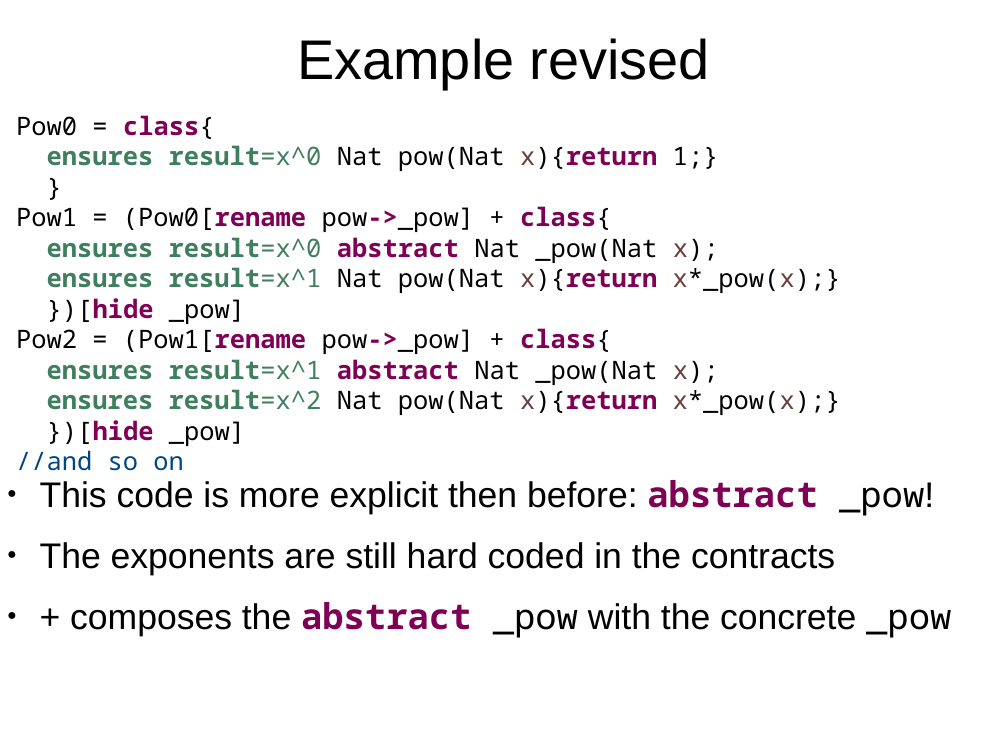
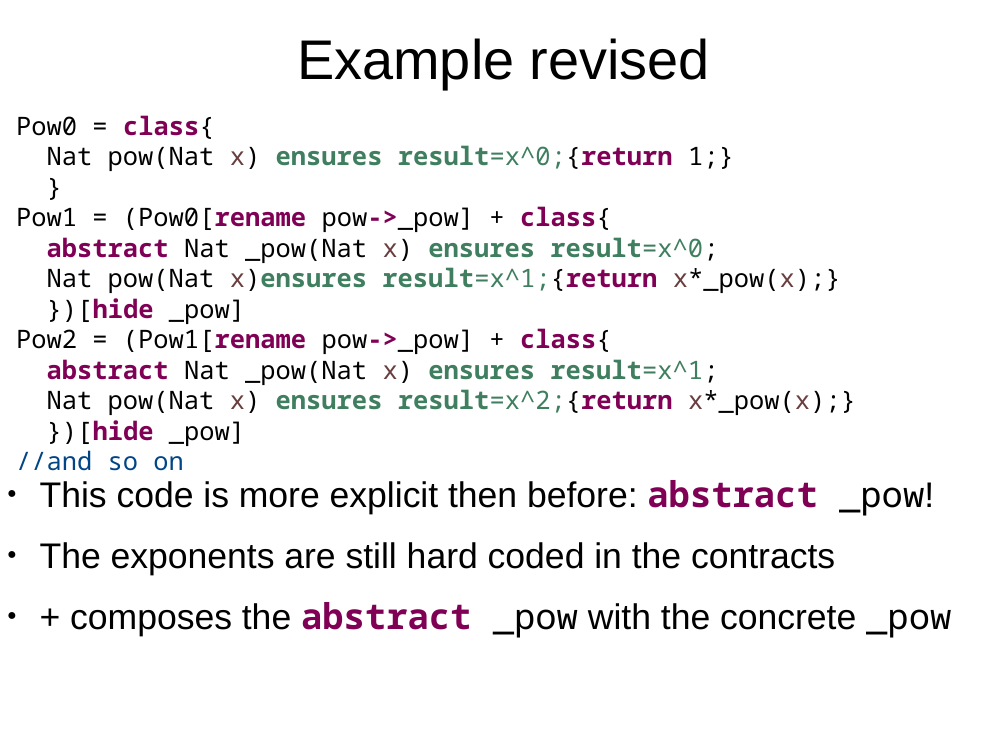
Before and after one commit to ElvisResearchGroup/L42, a slide deck: slide 8 of Main/papers/Sapling2/Slides.odp (slide 6 before the commit). Drawn at 1008x756 pixels with LibreOffice and Linux fonts; fonts in the diff are those of the drawing. Boxes give left, top, right and bottom in pixels: in the first picture for what was removed or moved away, otherwise in the second. Text is boxed around its words. In the diff, an @@ line names an element or a change of style, - is before the commit and + after.

```diff
--- a/Main/papers/Sapling2/Slides.odp
+++ b/Main/papers/Sapling2/Slides.odp
@@ text at (47, 145, 734, 171): text changed @@
-ensures result=x^0 Nat pow(Nat x){return 1;}
+Nat pow(Nat x) ensures result=x^0;{return 1;}
@@ text at (47, 237, 841, 293): text changed @@
-ensures result=x^0 abstract Nat _pow(Nat x);
-ensures result=x^1 Nat pow(Nat x){return x*_pow(x);}
+abstract Nat _pow(Nat x) ensures result=x^0;
+Nat pow(Nat x)ensures result=x^1;{return x*_pow(x);}
@@ text at (47, 359, 856, 415): text changed @@
-ensures result=x^1 abstract Nat _pow(Nat x);
-ensures result=x^2 Nat pow(Nat x){return x*_pow(x);}
+abstract Nat _pow(Nat x) ensures result=x^1;
+Nat pow(Nat x) ensures result=x^2;{return x*_pow(x);}
```
Also in this commit, not shown: 8 other slides changed, 2 slides added, 1 other file.
